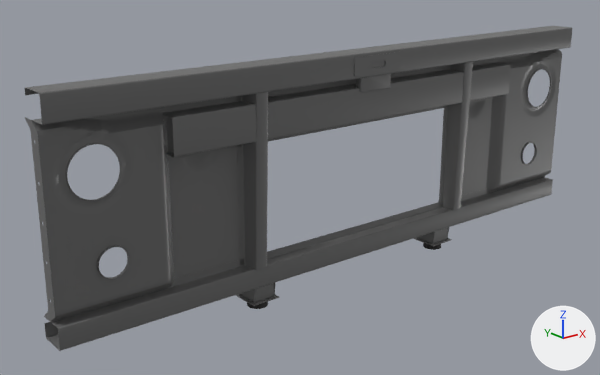
The glTF model nuke_frontend/public/models/k5-core-support.glb as it was, and as the next commit left it.
Both versions are drawn from a camera (50 mm lens) standing at (-1.642, -4.317, 1.597) and looking at (-0.145, -2.445, 0.849). The axes (+X, +Y, +Z) are drawn at lower right. The lights are the same throughout. The first picture is the older version. Where no turn or scale is listed for an object, it has been applied to the vertices.

The older version as bpy lines, for what is in view:
```python
me_radiator_face = bpy.data.meshes.new('radiator_face')
me_radiator_face.from_pydata(...)  # 12632 vertices, 25266 faces; spans x -0.98..0.98, y -2.56..-2.51, z 0.69..1.19
me_radiator_face.materials.append(mat_satin_dark_grey_steel)  # dark grey #656565
me_upper_tie_bar_lower = bpy.data.meshes.new('upper_tie_bar_lower')
me_upper_tie_bar_lower.from_pydata(...)  # 72 vertices, 140 faces; spans x -0.65..0.65, y -2.582..-2.528, z 1.036..1.18
me_upper_tie_bar_lower.materials.append(mat_satin_dark_grey_steel)  # dark grey #656565
me_w_001 = bpy.data.meshes.new('w.001')
me_w_001.from_pydata(...)  # 424 vertices, 864 faces; spans x -0.976..-0.975, y -2.557..-2.487, z 0.691..1.188
me_w_001.materials.append(mat_satin_dark_grey_steel)  # dark grey #656565
ob_fender_flange_r = bpy.data.objects.new('fender_flange_R', me_w_001)
ob_fender_flange_r.location = (0.0, 0.0, 0.0)
ob_radiator_face = bpy.data.objects.new('radiator_face', me_radiator_face)
ob_radiator_face.location = (0.0, 0.0, 0.0)
ob_upper_tie_bar_lower = bpy.data.objects.new('upper_tie_bar_lower', me_upper_tie_bar_lower)
ob_upper_tie_bar_lower.location = (0.0, 0.0, 0.0)
# also in view: 'hood_latch_plate' at (0.025, -2.592, 1.223); 'radiator_post_R' at (-0.382, -2.557, 0.939); 'lower_tie_bar' at (0.0, -2.524, 0.672); 'hood_latch_bracket' at (0.025, -2.576, 1.171); 'upper_tie_bar' at (0.0, -2.547, 1.212)
```
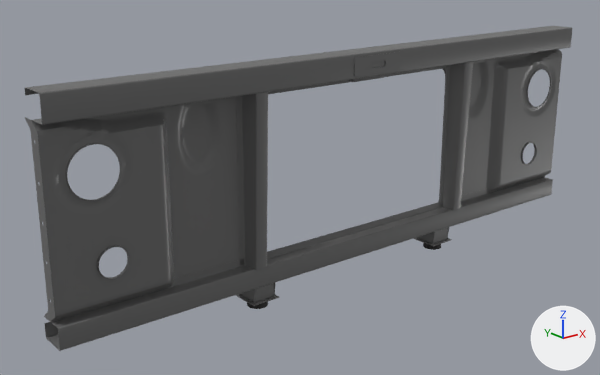
Boxes [x1, y1, x2, y2] around the edits, measured in the pictures (600 x 375 px):
'upper_tie_bar_lower', deleted
    before: [161, 58, 511, 161]

Edits to the bpy script that builds the scene:
```text
Remove ob_upper_tie_bar_lower:
    ob_upper_tie_bar_lower = bpy.data.objects.new('upper_tie_bar_lower', me_upper_tie_bar_lower)
    ob_upper_tie_bar_lower.location = (0.0, 0.0, 0.0)
```
